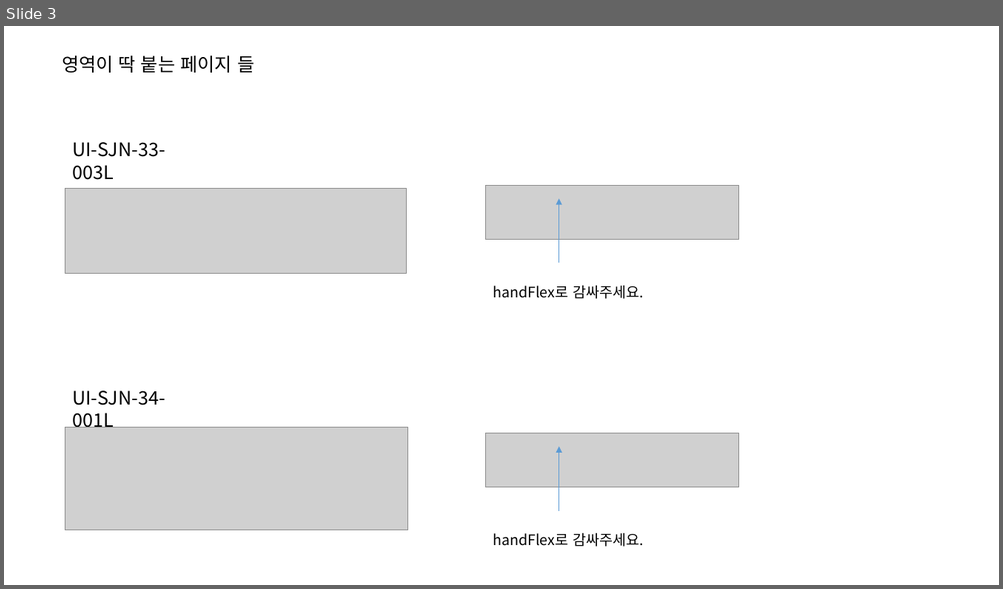
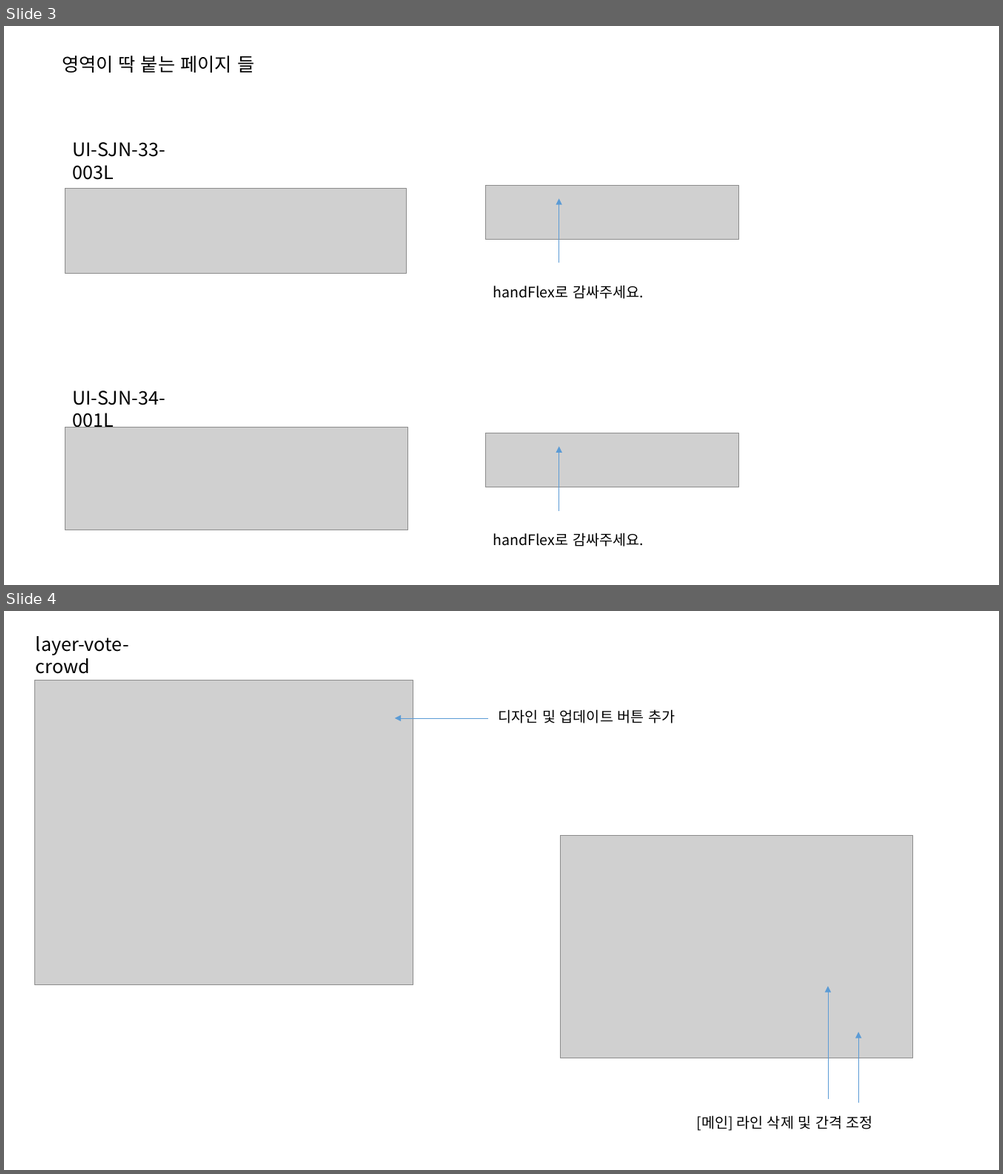
Before and after one commit to jeoungGyy/sejong, a slide deck: ppt/05-25.pptx. Shown one above the other, each under a label of ours: slide 3 before the commit, slides 3 and 4 after it. The pictures are 1003x589 and 1003x1174 pixels, drawn with LibreOffice and Linux fonts; fonts in the diff are those of the drawing; grey boxes stand for pictures. Boxes give left, top, right and bottom in pixels: in the first picture for what was removed or moved away, otherwise in the second. Text is boxed around its words. In the diff, an @@ line names an element or a change of style, - is before the commit and + after.

```diff
--- a/ppt/05-25.pptx
+++ b/ppt/05-25.pptx
@@ slide 4 added at bbox=[4, 611, 999, 1170], background #FFFFFF @@
@@ text added at bbox=[36, 636, 129, 674], 18 pt, text #000000 @@
+layer-vote-crowd
@@ picture added at bbox=[34, 680, 413, 985] @@
@@ arrow added from (488, 718) to (395, 718), #5B9BD5 0.5 pt @@
@@ text added at bbox=[498, 709, 674, 723], 14 pt, text #000000 @@
+디자인 및 업데이트 버튼 추가
@@ picture added at bbox=[560, 835, 912, 1058] @@
@@ arrow added from (828, 1099) to (828, 986), #5B9BD5 0.5 pt @@
@@ arrow added from (858, 1103) to (858, 1033), #5B9BD5 0.5 pt @@
@@ text added at bbox=[697, 1116, 873, 1131], 14 pt, text #000000 @@
+[메인] 라인 삭제 및 간격 조정
```
Also in this commit, not shown: 3 other files.
